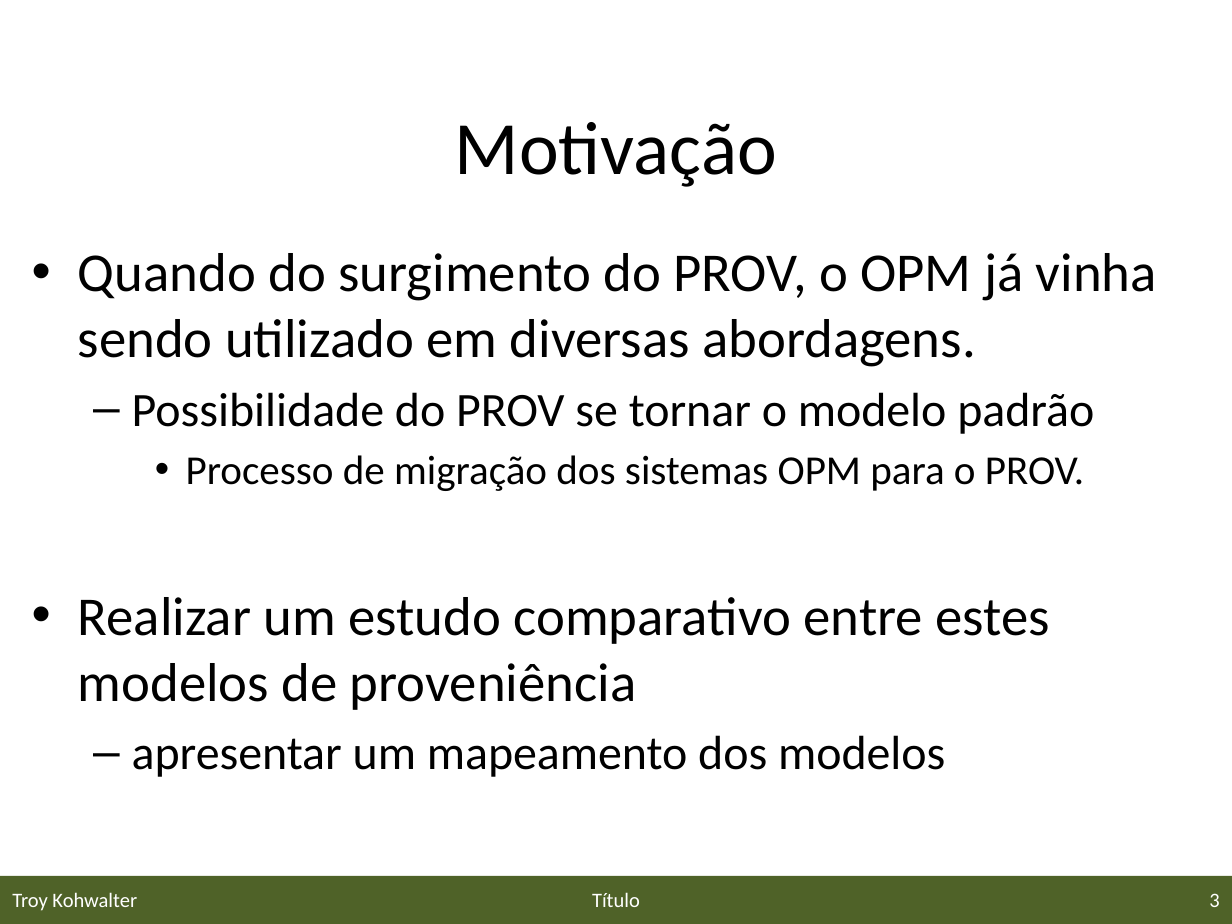
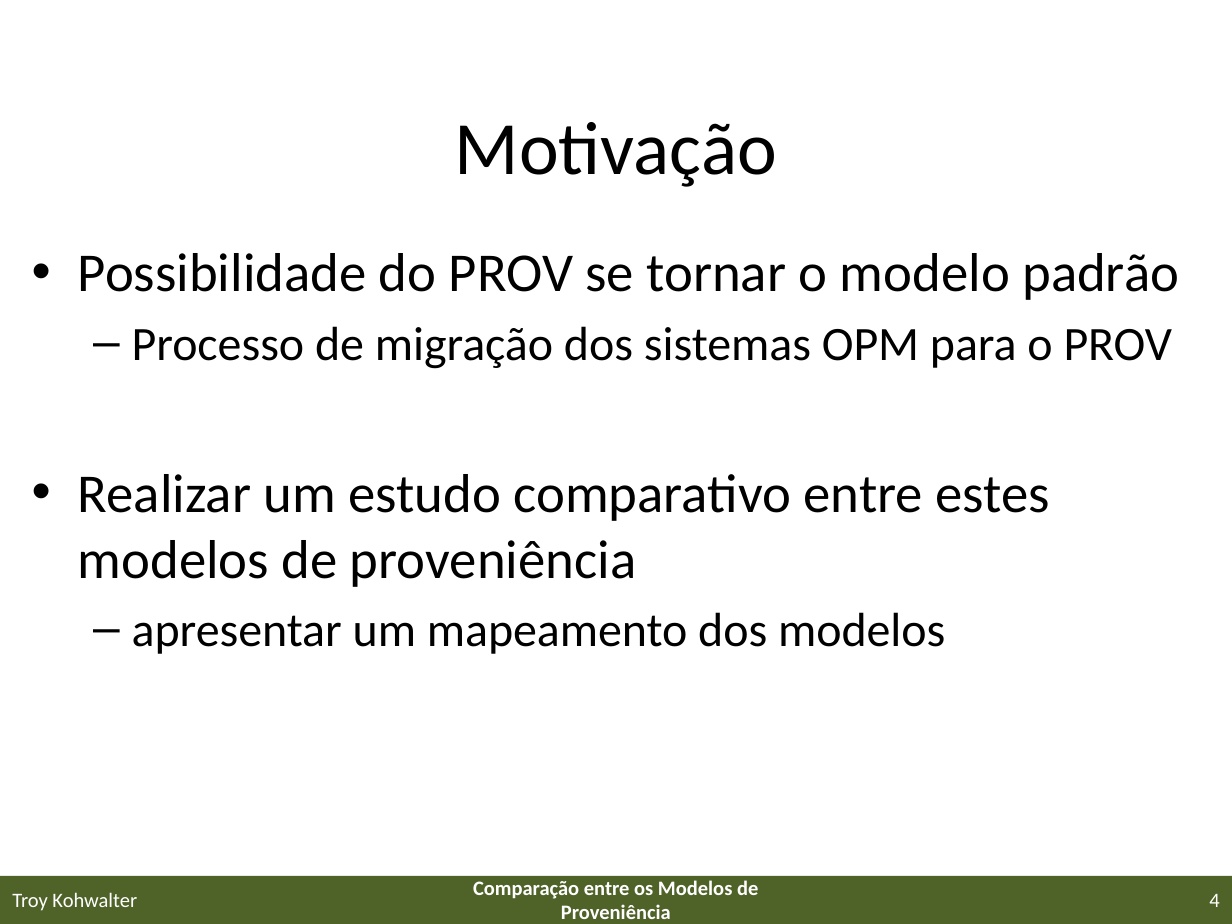
Before and after one commit to gems-uff/sdm, a slide deck: slide 4 of Documents/Papers/eScience2013/eScience2013.pptx (slide 3 before the commit). Drawn at 1232x924 pixels with LibreOffice and Linux fonts; fonts in the diff are those of the drawing; background and template pictures are left out. Boxes give left, top, right and bottom in pixels: in the first picture for what was removed or moved away, otherwise in the second. Text is boxed around its words. In the diff, an @@ line names an element or a change of style, - is before the commit and + after.

```diff
--- a/Documents/Papers/eScience2013/eScience2013.pptx
+++ b/Documents/Papers/eScience2013/eScience2013.pptx
@@ text at box(78, 253, 1157, 367): paragraph removed @@
-• Quando do surgimento do PROV, o OPM já vinha sendo utilizado em diversas abordagens.
@@ text at box(78, 253, 1179, 300): size 28 to 32 pt in "Possibilidade do PROV se tornar o modelo ..."; bullet – to •; list level 2 to 1 in "Possibilidade do PROV se tornar ..." @@
@@ text at box(132, 326, 1172, 369): text changed; size 24 to 28 pt @@
-    • Processo de migração dos sistemas OPM para o PROV.
+  – Processo de migração dos sistemas OPM para o PROV
@@ text at box(473, 880, 758, 919): text changed; bold on @@
-Título
+Comparação entre os Modelos de Proveniência
@@ page number at box(1209, 894, 1219, 907): text changed @@
-3
+4
```
Also in this commit, not shown: 17 other slides changed, 3 slides added, 1 slide removed.
